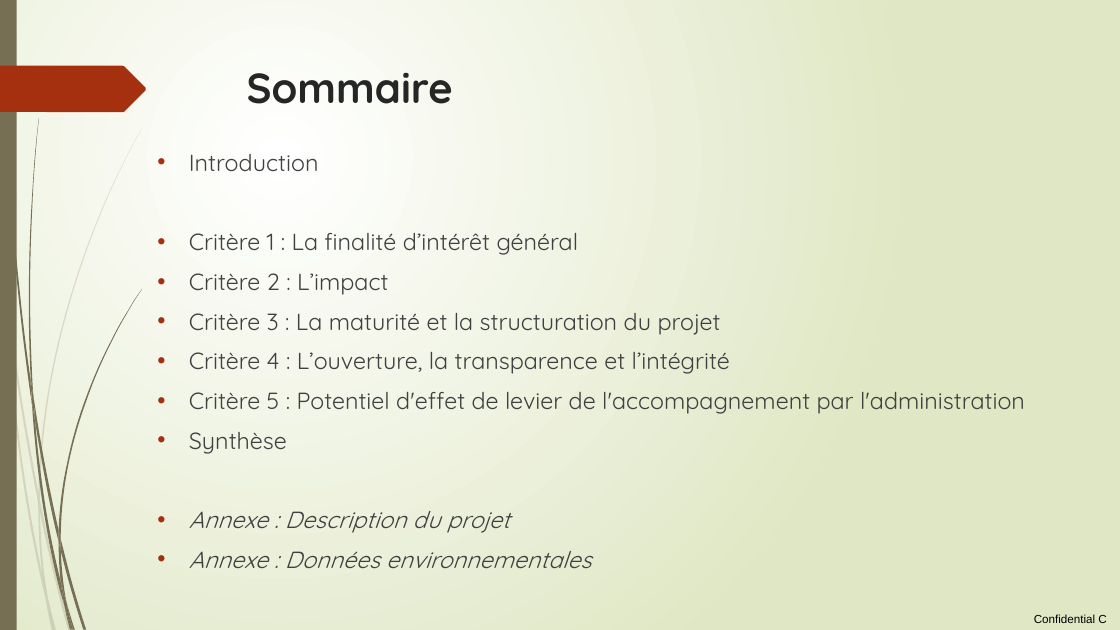
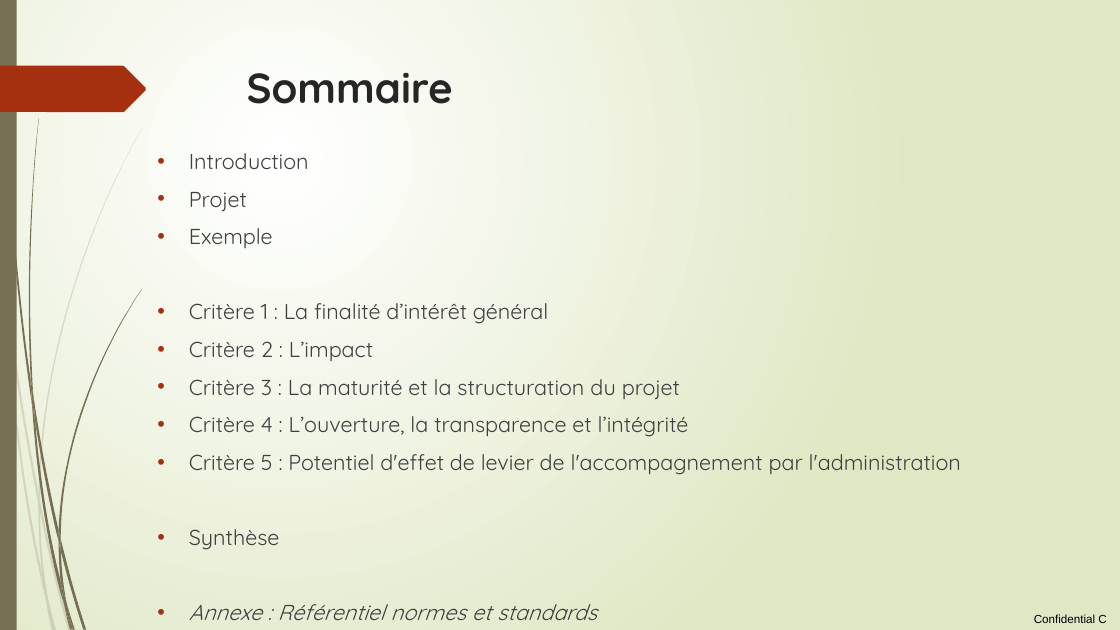
Before and after one commit to loco-philippe/Environmental-Sensing, a slide deck: slide 2 of documentation/initiative citoyenne.pptx. Drawn at 1120x630 pixels with LibreOffice and Linux fonts; fonts in the diff are those of the drawing. Boxes give left, top, right and bottom in pixels: in the first picture for what was removed or moved away, otherwise in the second. Text is boxed around its words. In the diff, an @@ line names an element or a change of style, - is before the commit and + after.

```diff
--- a/documentation/initiative citoyenne.pptx
+++ b/documentation/initiative citoyenne.pptx
@@ text at [189,153,961,550]: size 20 to 18.5 pt in "Introduction", "Critère 1 : La finalité d’intérêt général", "Critère 2 : L’impact", "Critère 3 : La maturité et la ..." and 4 more places @@
@@ text at [189,192,273,248]: paragraphs added @@
+• Projet
+• Exemple
@@ text at [189,604,597,620]: text changed; size 20 to 18.5 pt @@
-• Annexe : Description du projet
+• Annexe : Référentiel normes et standards
```
Also in this commit, not shown: 13 other slides changed, 3 slides added, 1 slide removed, 1 other file.
